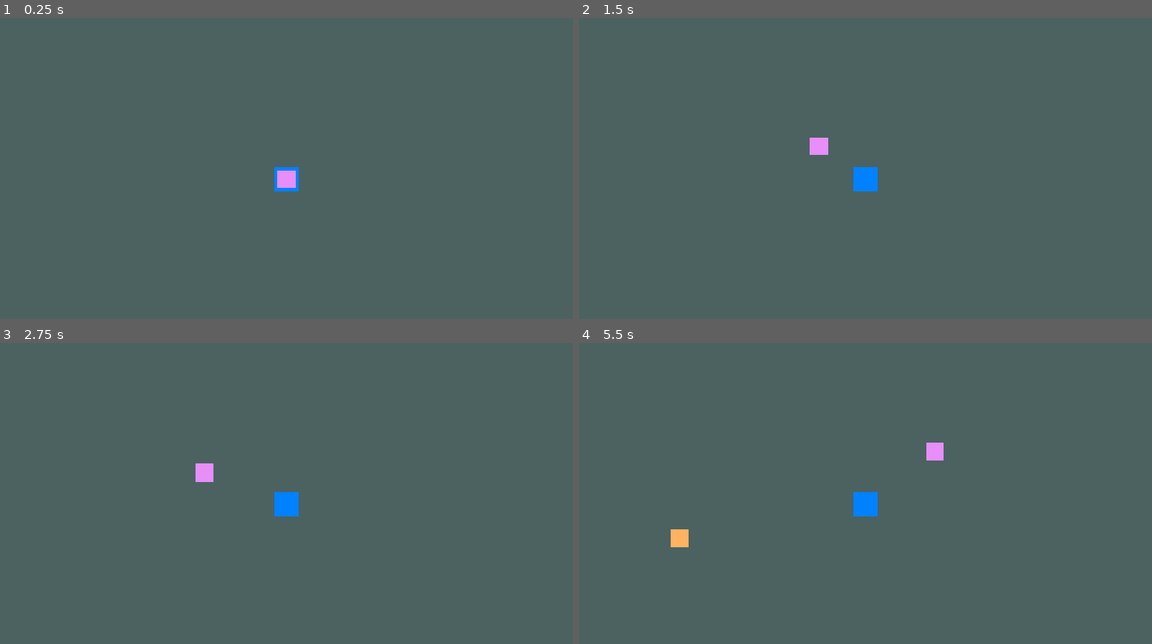
Above: before the commit, frames 1-4 (two rows, left to right).
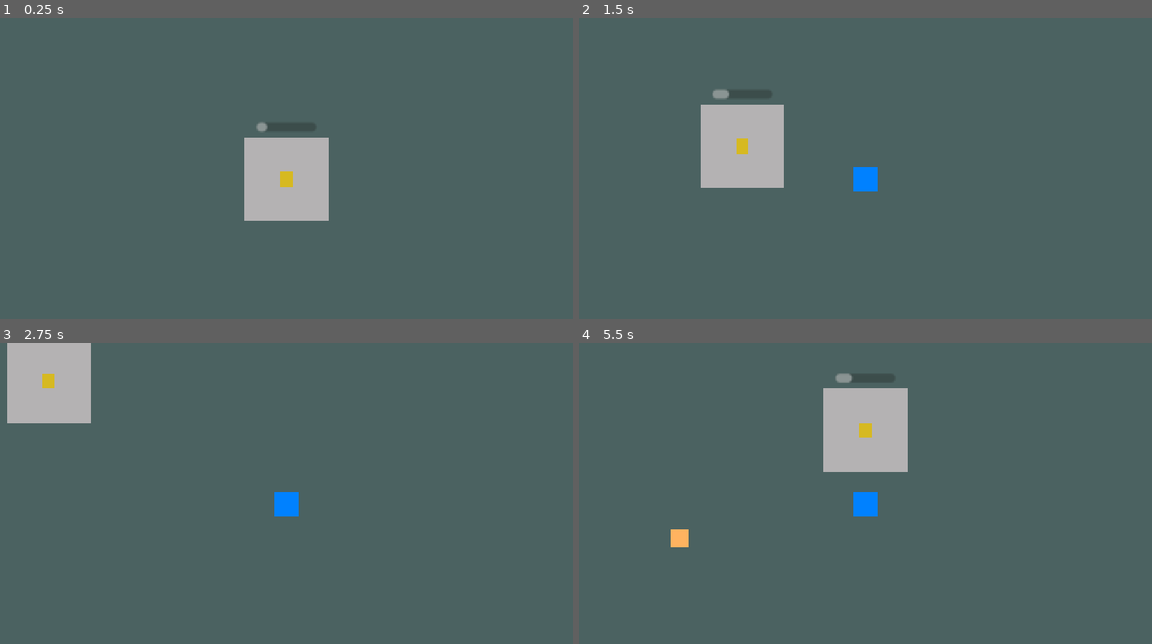
Above: after the commit, the same moments.

Repository: dotrashtrash-png/kintsugi
Game: Godot game, scene res://escenas/pruebas/miller/PruebaYokais.tscn
Two runs of this game, one before a commit and one after it. Both use one fixed random seed, a clock stepped at 60 frames per second and the inputs below.
Inputs:
- Up to frame 1 (0.25 s): no input
- Up to frame 2 (1.5 s): tap Enter at 0.5 s; hold D (derecha) 0.53-1.28 s; hold S (abajo) from 1.28 s (still down)
- Up to frame 3 (2.75 s): release S (abajo) at 2.03 s; hold D (derecha) from 2.03 s (still down)
- Up to frame 4 (5.5 s): release D (derecha) at 2.78 s; hold W (arriba) 2.78-3.53 s; hold A (izquierda) 3.53-5.03 s; hold S (abajo) from 5.03 s (still down)

The runs differ from the first frame. In frame 1, 4.1% of the frame differs, in the area x 42-58%, y 34-68%; in frame 2, 4.3%; in frame 3, 4.1%; in frame 4, 4.4%, in the area x 42-64%, y 10-43%.

Commit message:
Agregado de la zona de rescate, arreglando gitignore y borrando .DS_Store
Esta version aun falla en la zona de rescate (esta configurado el timer a 5 segundos) hice de todo para arreglarlo y aun no he podido si alguien quiere revisar y ayudar, bienvenido sea la ayuda

Diff:
--- /dev/null
+++ b/escenas/enemigos/Rescate.gd
@@ -0,0 +1,43 @@
+extends Area2D
+
+const TIEMPO_PARA_LIBERAR := 3.0
+const ORO_POR_RESCATE := 2
+
+var heroe_dentro := false
+var progreso := 0.0
+var liberado := false
+
+func _ready() -> void:
+	add_to_group("rescates")
+	body_entered.connect(_on_body_entered)
+	body_exited.connect(_on_body_exited)
+
+func _on_body_entered(cuerpo: Node2D) -> void:
+	if cuerpo.is_in_group("jugador"):
+		heroe_dentro = true
+
+func _on_body_exited(cuerpo: Node2D) -> void:
+	if cuerpo.is_in_group("jugador"):
+		heroe_dentro = false
+
+func _process(delta: float) -> void:
+	if liberado:
+		return
+	if heroe_dentro:
+		progreso += delta
+	else:
+		progreso = maxf(0.0, progreso - delta * 0.5) # si sales, la barra baja despacio
+
+	$Barra.value = progreso / TIEMPO_PARA_LIBERAR * 100.0
+
+	if progreso >= TIEMPO_PARA_LIBERAR:
+		liberar()
+
+func liberar() -> void:
+	liberado = true
+	Audio.sfx("rescate")
+	var run = get_tree().get_first_node_in_group("run")
+	if run:
+		run.agregar_aldeano()
+		run.agregar_material("oro", ORO_POR_RESCATE)
+	queue_free()
--- /dev/null
+++ b/escenas/enemigos/Rescate.tscn
@@ -0,0 +1,35 @@
+[gd_scene format=3 uid="uid://g8r1xpqxxpuq"]
+
+[ext_resource type="Script" uid="uid://b0pq7ibkcacy1" path="res://escenas/enemigos/Rescate.gd" id="1_pfrv1"]
+
+[sub_resource type="CircleShape2D" id="CircleShape2D_i5e20"]
+radius = 28.0
+
+[node name="Rescate" type="Area2D" unique_id=101728606 groups=["rescates"]]
+visibility_layer = 4
+collision_layer = 4
+script = ExtResource("1_pfrv1")
+
+[node name="CollisionShape2D" type="CollisionShape2D" parent="." unique_id=1540372822]
+shape = SubResource("CircleShape2D_i5e20")
+
+[node name="Niebla" type="ColorRect" parent="." unique_id=1208949532]
+offset_left = -28.0
+offset_top = -28.0
+offset_right = 28.0
+offset_bottom = 28.0
+color = Color(0.7055991, 0.69999915, 0.70320797, 1)
+
+[node name="Aldeano" type="ColorRect" parent="." unique_id=445507524]
+offset_left = -4.0
+offset_top = -5.0
+offset_right = 4.0
+offset_bottom = 5.0
+color = Color(0.83969194, 0.7266488, 0.129183, 1)
+
+[node name="Barra" type="ProgressBar" parent="." unique_id=1529351991]
+offset_left = -20.0
+offset_top = -38.0
+offset_right = 20.0
+offset_bottom = -32.0
+show_percentage = false
--- a/escenas/enemigos/Spawner.tscn
+++ b/escenas/enemigos/Spawner.tscn
@@ -10,5 +10,5 @@
 autostart = true
 
 [node name="TimerRescate" type="Timer" parent="." unique_id=720429495]
-wait_time = 40.0
+wait_time = 7.0
 autostart = true
--- a/escenas/enemigos/spawner.gd
+++ b/escenas/enemigos/spawner.gd
@@ -51,3 +51,4 @@
 	# Cerca del héroe, dentro de la pantalla, para que se vea.
 	var angulo := randf() * TAU
 	rescate.global_position = heroe.global_position + Vector2.RIGHT.rotated(angulo) * randf_range(90.0, 150.0)
+	$TimerRescate.start()
--- a/escenas/enemigos/yokai.gd
+++ b/escenas/enemigos/yokai.gd
@@ -5,7 +5,7 @@
 @export var velocidad := 60.0
 @export var vida := 10
 @export var dano := 5
-@export var probabilidad_material := 0.1 # 0.1 = 1 de cada 10 suelta material
+@export var probabilidad_material := 1.0 # 0.1 = 1 de cada 10 suelta material
 @export var distancia_contacto := 14.0 # qué tan cerca tiene que estar para pegar
 
 const RUTA_LUZ := "res://escenas/run/Luz.tscn"
--- a/escenas/pruebas/miller/PruebaYokais.tscn
+++ b/escenas/pruebas/miller/PruebaYokais.tscn
@@ -4,6 +4,7 @@
 [ext_resource type="PackedScene" uid="uid://bo2usy14xe3vl" path="res://escenas/enemigos/Spawner.tscn" id="2_05qeo"]
 [ext_resource type="PackedScene" uid="uid://w5jjfmrpxs4f" path="res://escenas/enemigos/Chochin.tscn" id="2_8cn0w"]
 [ext_resource type="PackedScene" uid="uid://cli0ons300fe0" path="res://escenas/enemigos/KasaObake.tscn" id="3_8cn0w"]
+[ext_resource type="PackedScene" uid="uid://g8r1xpqxxpuq" path="res://escenas/enemigos/Rescate.tscn" id="5_px072"]
 
 [node name="PruebaYokais" type="Node2D" unique_id=1214473874]
 
@@ -20,4 +21,4 @@
 escena_chochin = ExtResource("2_8cn0w")
 escena_kasa = ExtResource("3_8cn0w")
 
-[node name="KasaObake" parent="." unique_id=1983163594 instance=ExtResource("3_8cn0w")]
+[node name="Rescate" parent="." unique_id=101728606 instance=ExtResource("5_px072")]
--- a/escenas/run/Material.tscn
+++ b/escenas/run/Material.tscn
@@ -1,19 +1,18 @@
 [gd_scene format=3 uid="uid://dwpaygw7hhvtn"]
 
-[ext_resource type="Script" path="res://escenas/run/material.gd" id="1"]
+[ext_resource type="Script" uid="uid://2ni5che4ajbh" path="res://escenas/run/material.gd" id="1"]
 
 [sub_resource type="CircleShape2D" id="CircleShape2D_mat"]
 radius = 5.0
 
-[node name="Material" type="Area2D"]
+[node name="Material" type="Area2D" unique_id=942233726]
 collision_layer = 4
-collision_mask = 1
 script = ExtResource("1")
 
-[node name="CollisionShape2D" type="CollisionShape2D" parent="."]
+[node name="CollisionShape2D" type="CollisionShape2D" parent="." unique_id=623722828]
 shape = SubResource("CircleShape2D_mat")
 
-[node name="Cuadro" type="ColorRect" parent="."]
+[node name="Cuadro" type="ColorRect" parent="." unique_id=2039881680]
 offset_left = -4.0
 offset_top = -4.0
 offset_right = 4.0
Not shown, added: escenas/enemigos/Rescate.gd.uid
Not shown, changed: .gitignore
